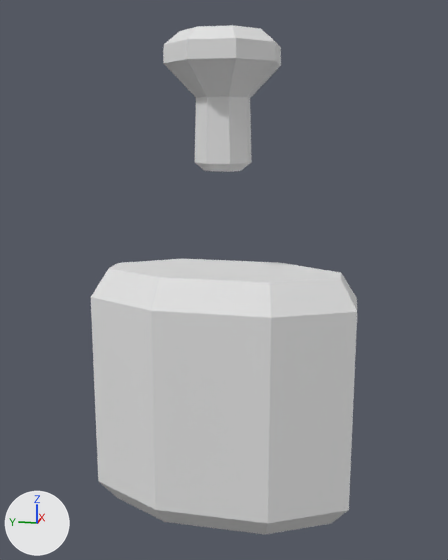
Two versions of the Blender file SourceArt/Consumables/SmellingSalts.blend, one commit apart.
Both versions are drawn from a 50 mm lens placed at (-4.2, -0.85, 2.18), pointed at (0.02, 0.0, 1.13). Every picture has the same lights, and +X, +Y and +Z are marked at lower left.

Before the edit, the objects in view are built like this:
```python
mat_salts = principled_material('Salts')
mat_salts.base_color = (0.8, 0.8, 0.8)  # white #e7e7e7
me_cylinder_002 = bpy.data.meshes.new('Cylinder.002')
me_cylinder_002.from_pydata(...)  # 32 vertices, 26 faces; spans x -0.45..0.45, y -0.95..0.95, z -0.65..1.21
me_cylinder_002.materials.append(mat_salts)  # white #e7e7e7
me_cylinder_003 = bpy.data.meshes.new('Cylinder.003')
me_cylinder_003.from_pydata(...)  # 48 vertices, 42 faces; spans x -0.362..0.362, y -0.362..0.362, z 1.899..2.781
me_cylinder_003.materials.append(mat_glass)  # white #e7e7e7
ob_salts = bpy.data.objects.new('Salts', me_cylinder_002)
ob_salts.location = (0.0, 0.0, 0.0)
ob_stopper = bpy.data.objects.new('Stopper', me_cylinder_003)
ob_stopper.location = (0.0, 0.0, 0.0)
```
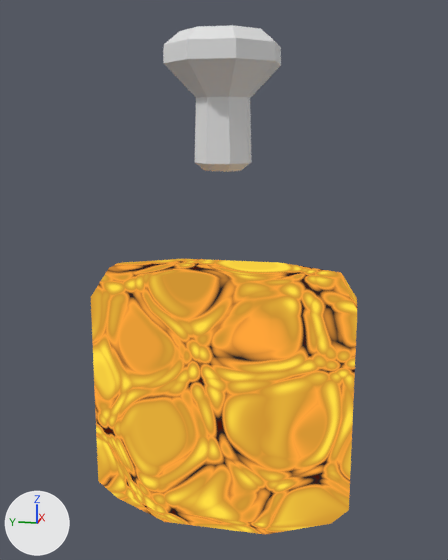
Changed parts and their boxes (x1, y1, x2, y2) in the pictures (448 x 560 px):
'Salts', surface changed (grey to orange): (91, 259, 357, 535) in both

The change, as a list of edits to the scene's bpy script:
```text
Add img_saltbake:
    img_saltbake = load_image('SaltBake', '_unpacked/SaltBake', 1024, 1024, 'sRGB')
Change mat_salts:
    remove n0 = _N.new('ShaderNodeBsdfPrincipled'); n0.name = 'Principled BSDF'
    remove n0.distribution = 'GGX'
    remove n0.subsurface_method = 'RANDOM_WALK_SKIN'
    add n2 = _N.new('ShaderNodeTexImage'); n2.name = 'Image Texture'
    add n2.image = img_saltbake
    where n1 = _N.new('ShaderNodeOutputMaterial'); n1.name = 'Material Output'
    remove _L.new(n0.outputs[0], n1.inputs[0])  # 'BSDF' to 'Surface'
    add _L.new(n2.outputs[0], n1.inputs[0])  # 'Color' to 'Surface'
Change me_cylinder_002:
    where me_cylinder_002.from_pydata(...)  # 32 vertices, 26 faces; spans x -0.45..0.45, y -0.95..0.95, z -0.65..1.21
    used by ob_salts; location = (0.0, 0.0, 0.0)
    me_cylinder_002 part 1: texture (UV) coordinates of 26 of 26 faces, centred in x -0.44..0.44, y -0.94..0.94, z -0.65..1.2, changed; they spanned u 0.0..1.0, v 0.01..1.0 and now span u 0.0..1.0, v 0.0..0.99
```
